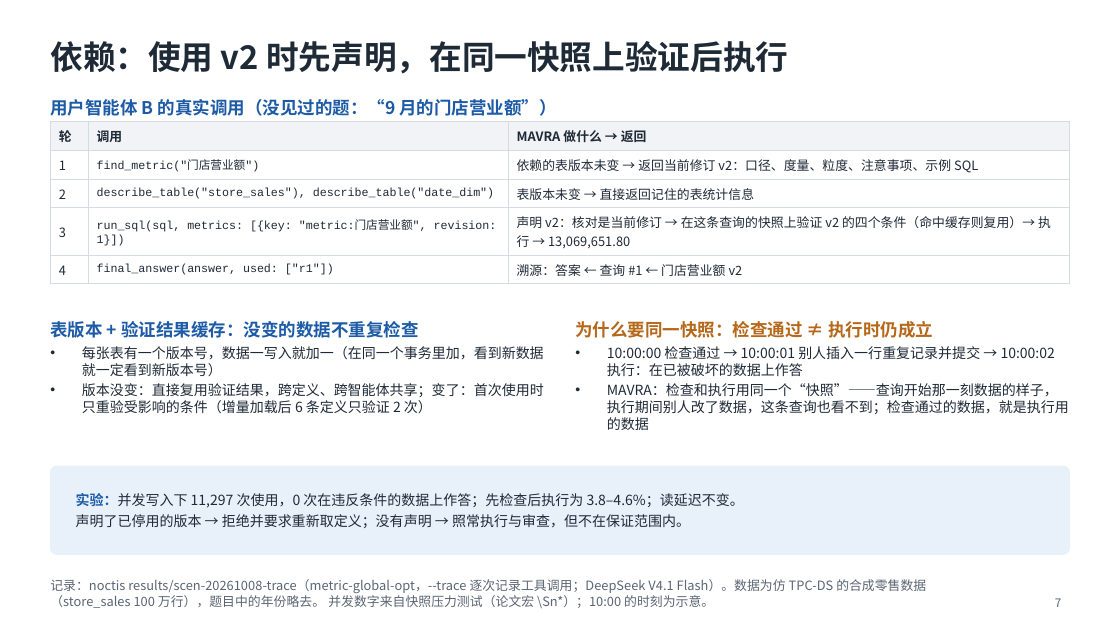
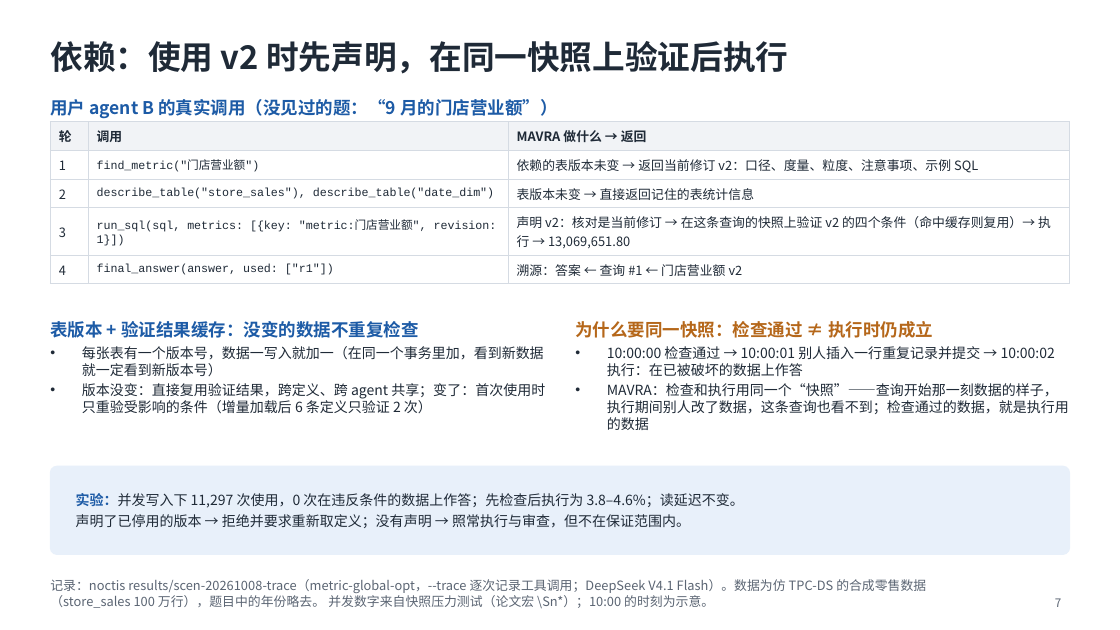
Before and after one commit to mmmttt000045/agent4db-adapter, a slide deck: slide 7 of docs/mavra-system.pptx. Drawn at 1120x630 pixels with LibreOffice and Linux fonts; fonts in the diff are those of the drawing. Boxes give left, top, right and bottom in pixels: in the first picture for what was removed or moved away, otherwise in the second. Text is boxed around its words. In the diff, an @@ line names an element or a change of style, - is before the commit and + after.

```diff
--- a/docs/mavra-system.pptx
+++ b/docs/mavra-system.pptx
@@ text at (50,99,557,119): text changed @@
-用户智能体 B 的真实调用（没见过的题：“9 月的门店营业额”）
+用户 agent B 的真实调用（没见过的题：“9 月的门店营业额”）
@@ text at (82,383,545,413): text changed @@
-• 版本没变：直接复用验证结果，跨定义、跨智能体共享；变了：首次使用时只重验受影响的条件（增量加载后 6 条定义只验证 2 次）
+• 版本没变：直接复用验证结果，跨定义、跨 agent 共享；变了：首次使用时只重验受影响的条件（增量加载后 6 条定义只验证 2 次）
```
Also in this commit, not shown: 9 other slides changed, 5 other files.
